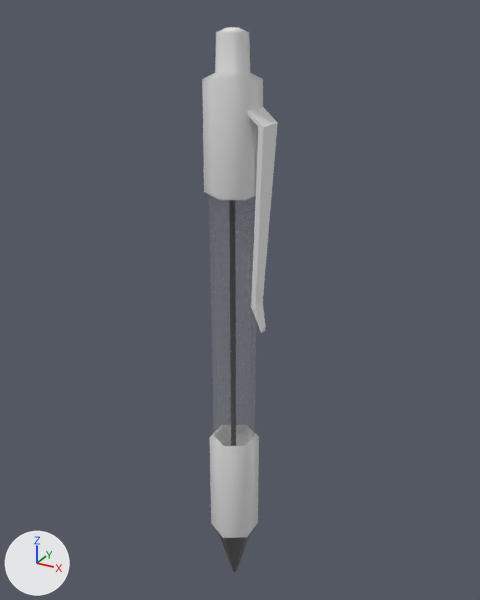
Renders of the FBX model Assets/Models/Pen.fbx from each side of a commit.
Both versions are drawn from a camera (50 mm lens) standing at (2.77, -4.92, 4.61) and looking at (-0.02, 0.16, 2.06). The lights are fixed; the arrows at lower left show +X, +Y and +Z. Where no turn or scale is listed for an object, it has been applied to the vertices.
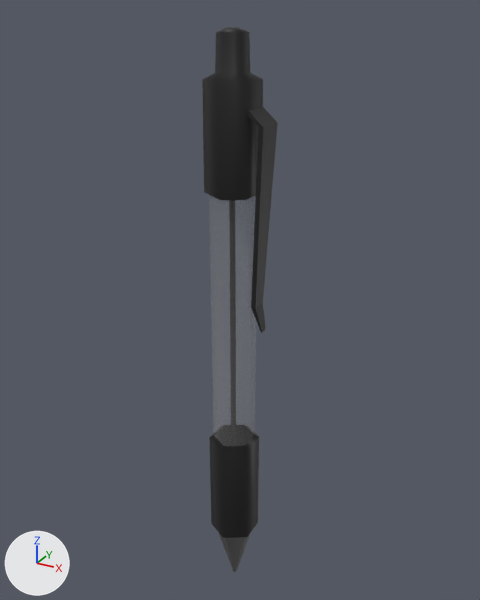
Where the change shows, as pixel boxes [x1, y1, x2, y2] in the pictures (480 x 600 px):
'Cylinder', recoloured (white to black)
    both: [202, 27, 278, 541]

The change, as a diff of the scene's bpy script:
```diff
--- a/Assets/Models/Pen.fbx.py
+++ b/Assets/Models/Pen.fbx.py
@@ mat_base @@
 mat_base = principled_material('Base')
-mat_base.base_color = (0.8, 0.8, 0.8)  # white #e7e7e7
+mat_base.base_color = (0.0103, 0.0103, 0.0103)  # black #1a1a1a
 mat_base.roughness = 0.4
```
